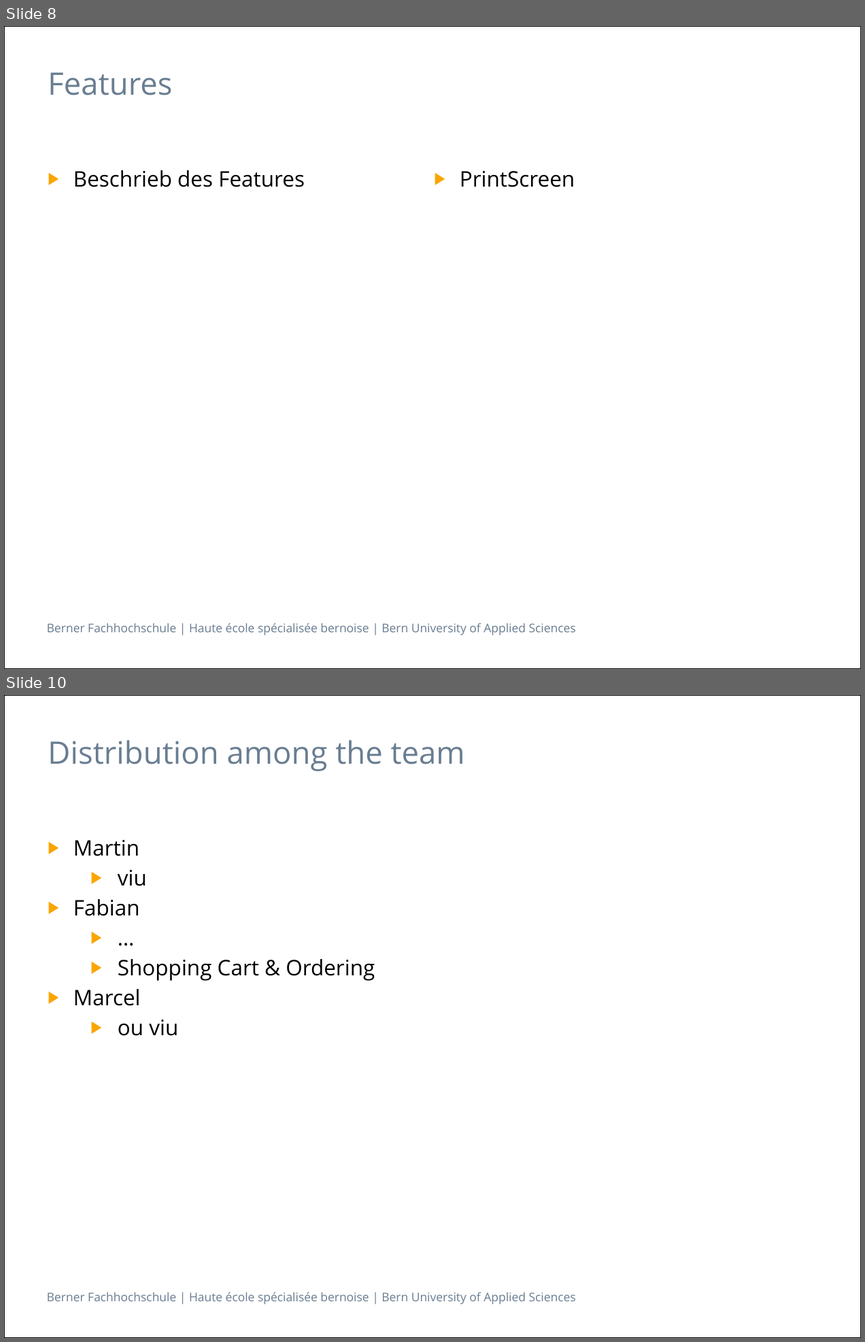
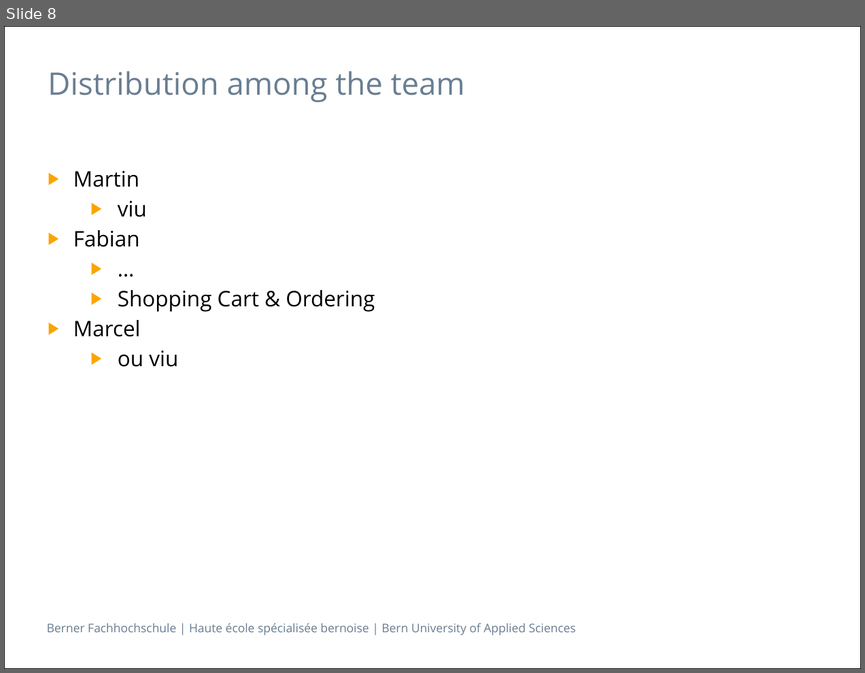
Before and after one commit to Makae/ch.bfh.bti7054.w2014.q.groot, a slide deck: trunk/doc/Presentation.pptx. Shown one above the other, each under a label of ours: slides 8 and 10 before the commit, slide 8 after it; the slides between them are not shown. The pictures are 865x1342 and 865x673 pixels, drawn with LibreOffice and Linux fonts; fonts in the diff are those of the drawing. Boxes give left, top, right and bottom in pixels: in the first picture for what was removed or moved away, otherwise in the second. Text is boxed around its words. In the diff, an @@ line names an element or a change of style, - is before the commit and + after.

```diff
--- a/trunk/doc/Presentation.pptx
+++ b/trunk/doc/Presentation.pptx
@@ slide 8 removed at <box>4,26,861,669</box>, background #FFFFFF; not listed: 2 template elements that a slide beside it also shows @@
@@ title removed at <box>48,72,172,95</box> @@
-Features
@@ text removed at <box>73,170,305,187</box> @@
-▶ Beschrieb des Features
@@ text removed at <box>460,171,575,187</box> @@
-▶ PrintScreen
@@ what was slide 10 is now slide 8 @@
```
Also in this commit, not shown: 5 slides changed, 2 slides added, 3 other slides removed.
